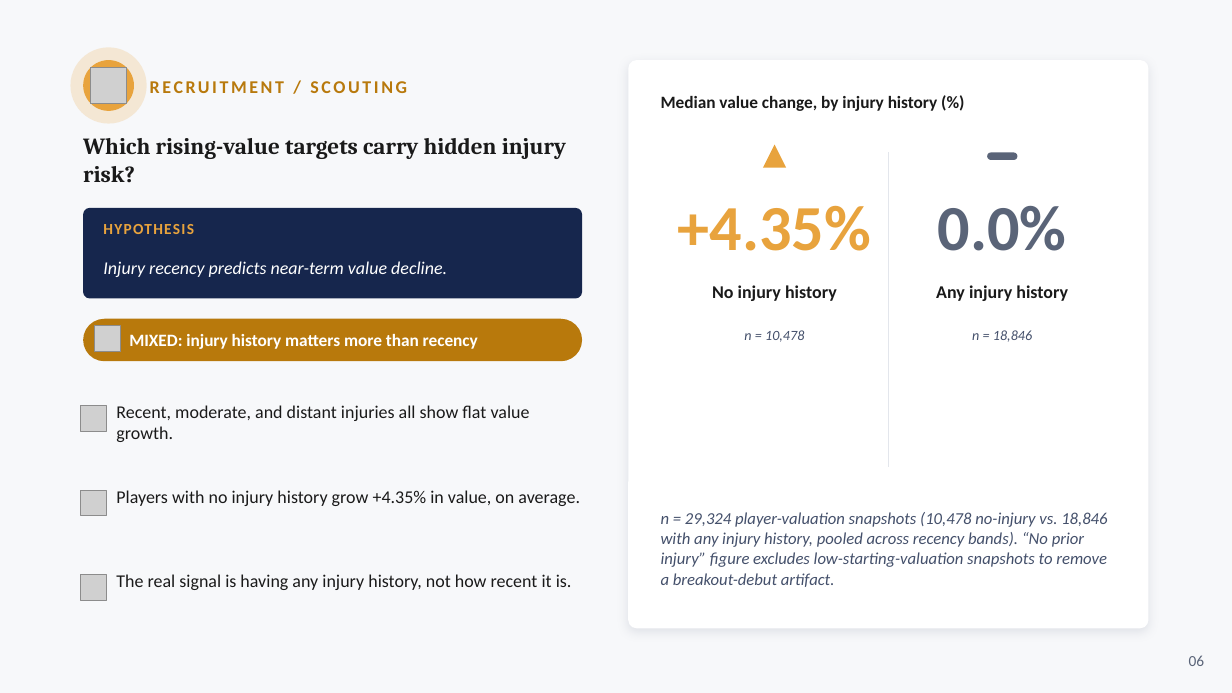
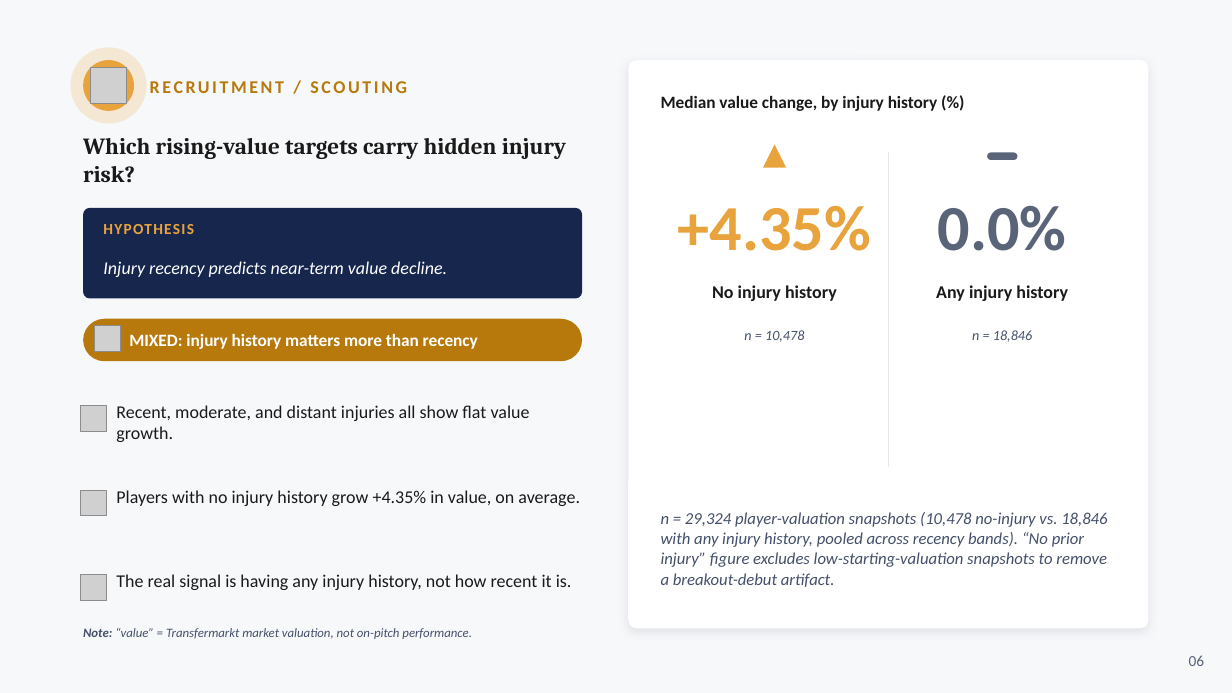
Before and after one commit to Simba90m/capstone_project_worth_the_investment_PL, a slide deck: slide 6 of Worth_the_Investment_Capstone_Skeleton_Final.pptx. Drawn at 1232x693 pixels with LibreOffice and Linux fonts; fonts in the diff are those of the drawing; grey boxes stand for pictures. Boxes give left, top, right and bottom in pixels: in the first picture for what was removed or moved away, otherwise in the second. Text is boxed around its words. In the diff, an @@ line names an element or a change of style, - is before the commit and + after.

```diff
--- a/Worth_the_Investment_Capstone_Skeleton_Final.pptx
+++ b/Worth_the_Investment_Capstone_Skeleton_Final.pptx
@@ text added at (83,628,472,639), 10 pt, text #44506B, italic @@
+Note: “value” = Transfermarkt market valuation, not on-pitch performance.
```
Also in this commit, not shown: 4 other slides changed.
